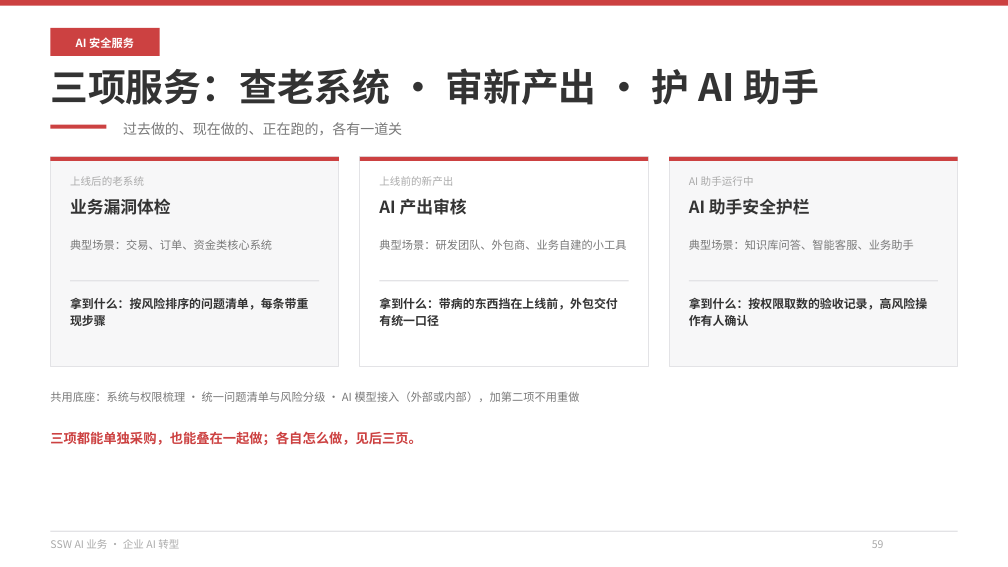
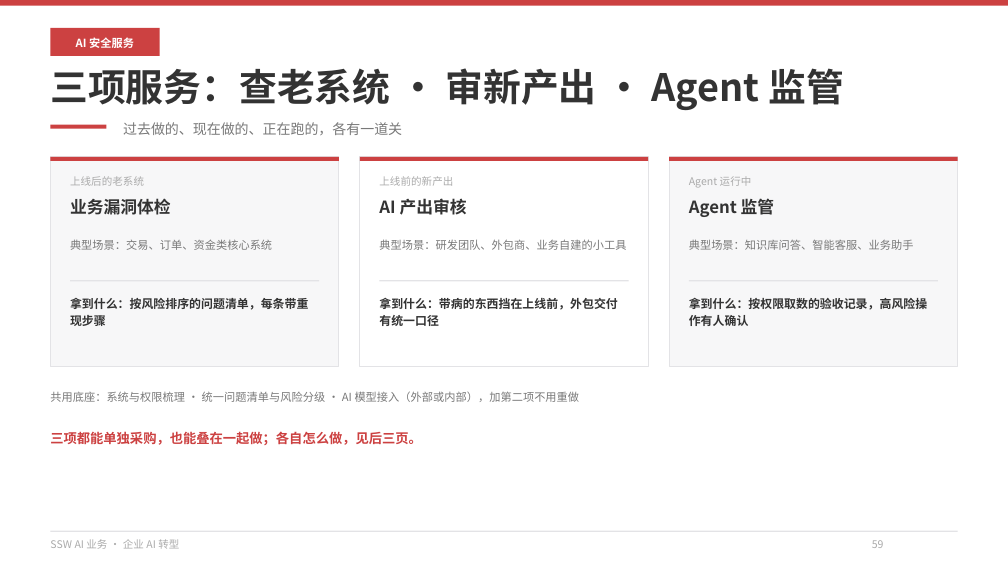
Before and after one commit to hveraus/ssw-business, a slide deck: slide 59 of SSW AI 业务_v2/SSW AI 业务_v3.pptx. Drawn at 1008x567 pixels with LibreOffice and Linux fonts; fonts in the diff are those of the drawing. Boxes give left, top, right and bottom in pixels: in the first picture for what was removed or moved away, otherwise in the second. Text is boxed around its words. In the diff, an @@ line names an element or a change of style, - is before the commit and + after.

Commit message:
把「护 AI 助手」的说法统一改为「Agent 监管」
- P58 分隔页导览：查系统 · 审产出 · Agent 监管
- P59 三项服务标题与第三张卡（Agent 运行中 / Agent 监管）
- P63 服务三标题：服务三 · Agent 监管：请求先过闸门
- P60 表格「还要补什么」：加 Agent 监管
- 目录第八章描述同步；正文其余「AI 助手」作为被监管对象的称呼保留不变

```diff
--- a/SSW AI 业务_v2/SSW AI 业务_v3.pptx
+++ b/SSW AI 业务_v2/SSW AI 业务_v3.pptx
@@ text at bbox=[50, 68, 844, 110]: text changed @@
-三项服务：查老系统 · 审新产出 · 护 AI 助手
+三项服务：查老系统 · 审新产出 · Agent 监管
@@ text at bbox=[689, 177, 752, 188]: text changed @@
-AI 助手运行中
+Agent 运行中
@@ text at bbox=[689, 199, 775, 217]: text changed @@
-AI 助手安全护栏
+Agent 监管
```
Also in this commit, not shown: 4 other slides changed, 2 other files.
